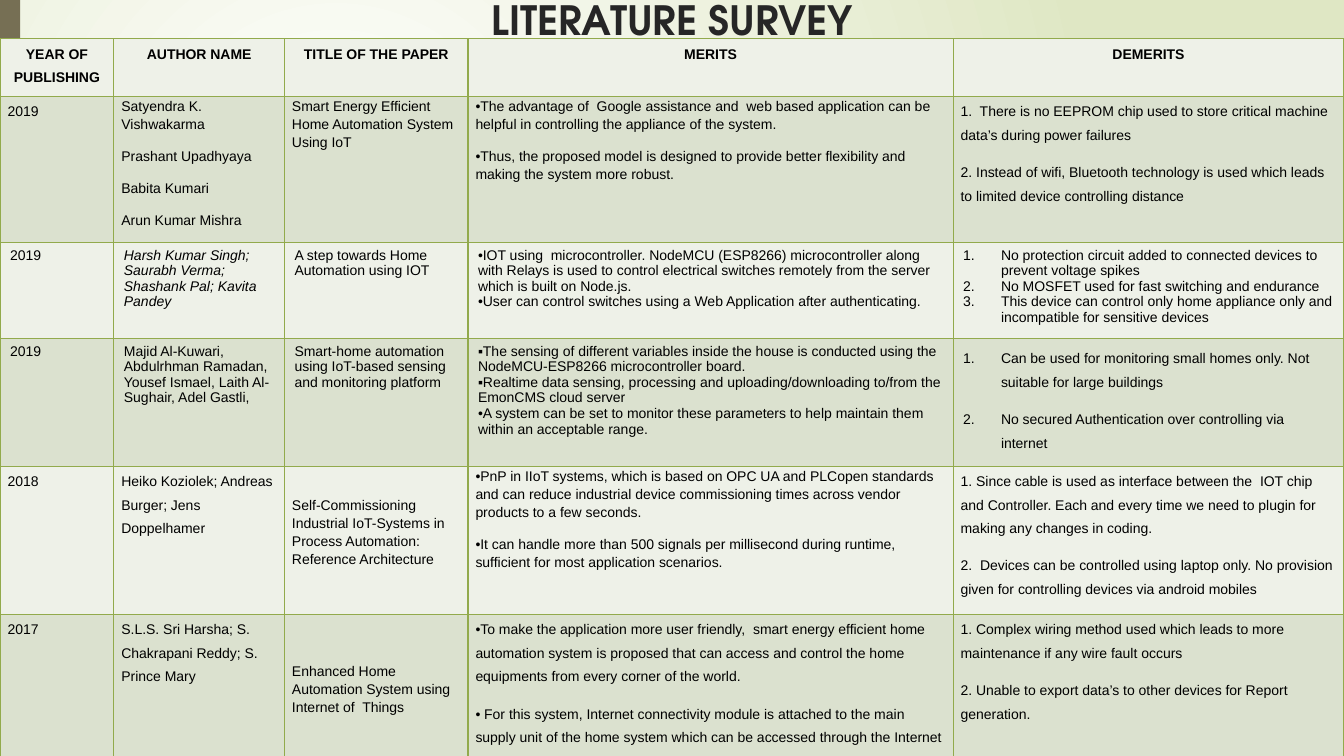
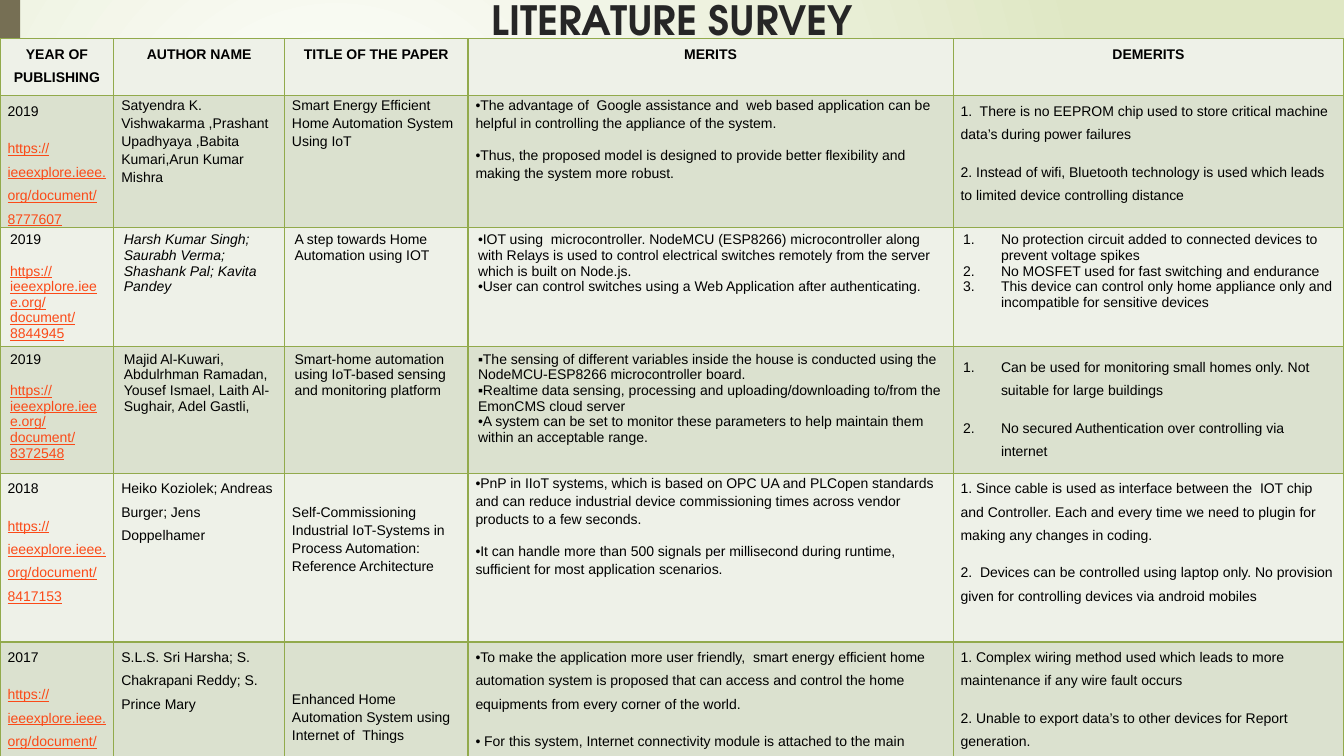
Before and after one commit to preethisheks4m/Batch-1-Smart-Energy-Monitor-App, a slide deck: slide 3 of Documents/B1 ppt.pptx. Drawn at 1344x756 pixels with LibreOffice and Linux fonts; fonts in the diff are those of the drawing. Boxes give left, top, right and bottom in pixels: in the first picture for what was removed or moved away, otherwise in the second. Text is boxed around its words. In the diff, an @@ line names an element or a change of style, - is before the commit and + after.

```diff
--- a/Documents/B1 ppt.pptx
+++ b/Documents/B1 ppt.pptx
@@ table at [0,39,1344,756] @@
-row 2, column 1: 2019
+row 2, column 1: 2019 / https://ieeexplore.ieee.org/document/8777607
-row 2, column 2: Satyendra K. Vishwakarma / Prashant Upadhyaya / Babita Kumari / Arun Kumar Mishra
+row 2, column 2: Satyendra K. Vishwakarma ,Prashant Upadhyaya ,Babita Kumari,Arun Kumar Mishra
-row 3, column 1: 2019
+row 3, column 1: 2019 / https://ieeexplore.ieee.org/document/8844945
-row 4, column 1: 2019
+row 4, column 1: 2019 / https://ieeexplore.ieee.org/document/8372548
-row 5, column 1: 2018
+row 5, column 1: 2018 / https://ieeexplore.ieee.org/document/8417153
-row 6, column 1: 2017
+row 6, column 1: 2017 / https://ieeexplore.ieee.org/document/8058302
```
Also in this commit, not shown: 2 other slides changed, 1 other file.
